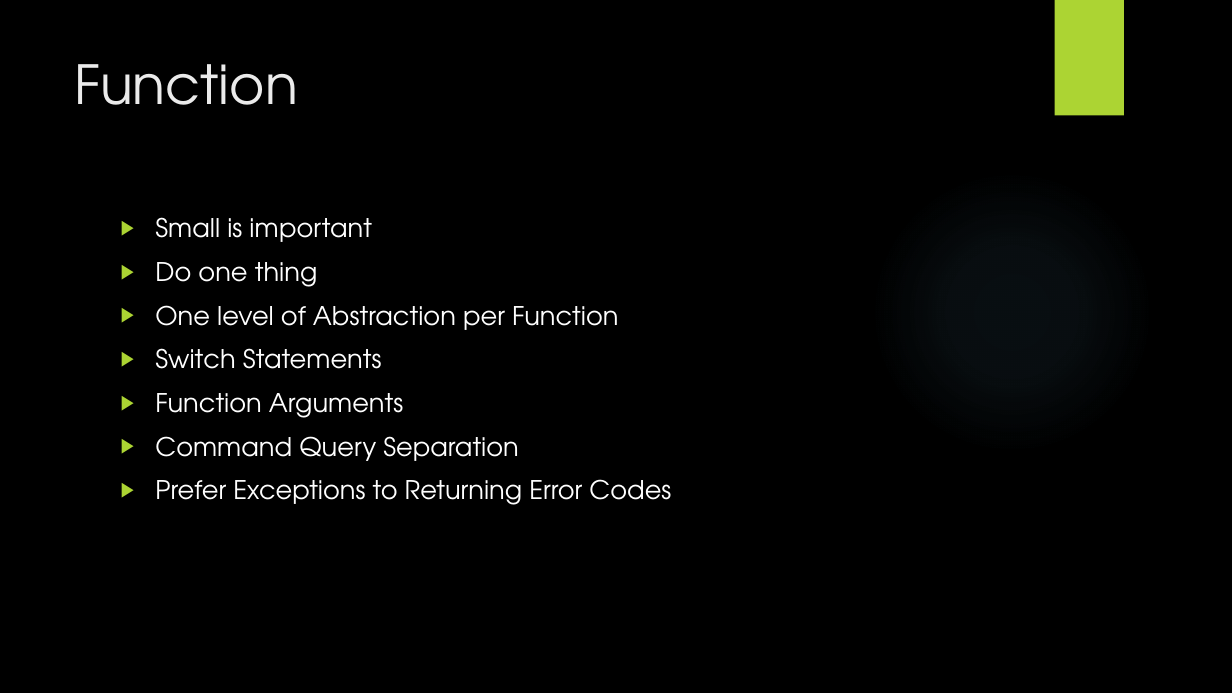
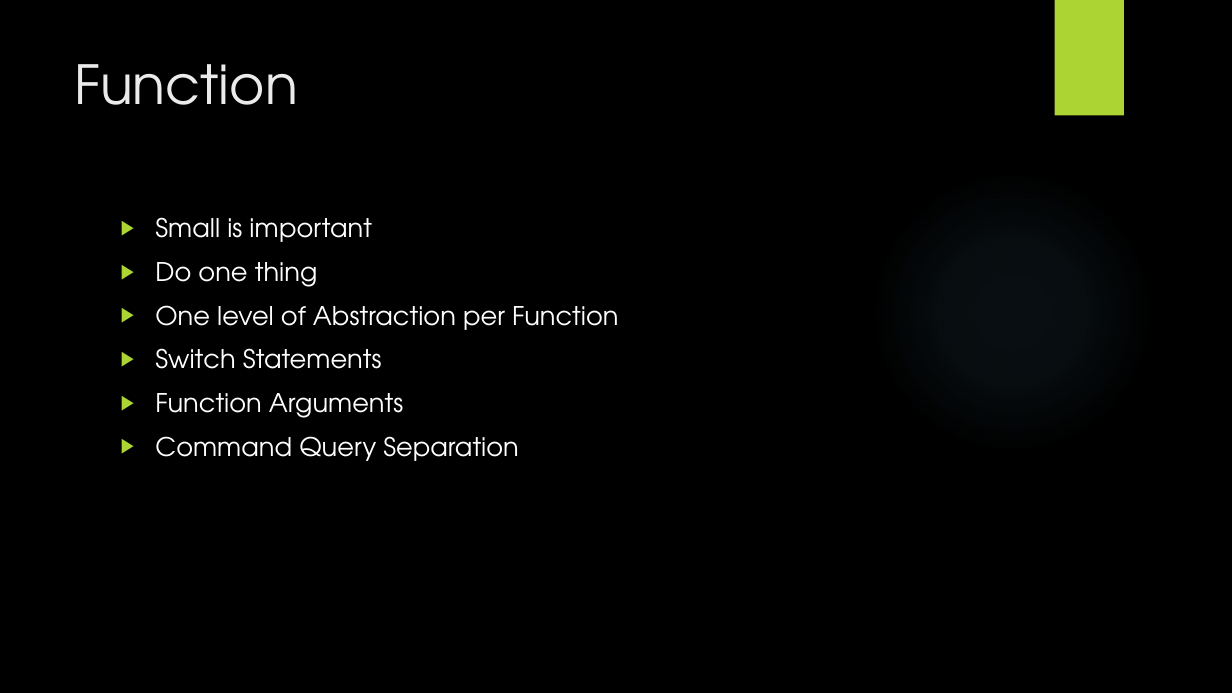
Before and after one commit to wanglifeng/PPT, a slide deck: slide 13 of Clean Code.pptx. Drawn at 1232x693 pixels with LibreOffice and Linux fonts; fonts in the diff are those of the drawing; background and template pictures are left out. Boxes give left, top, right and bottom in pixels: in the first picture for what was removed or moved away, otherwise in the second. Text is boxed around its words. In the diff, an @@ line names an element or a change of style, - is before the commit and + after.

```diff
--- a/Clean Code.pptx
+++ b/Clean Code.pptx
@@ text at (155,479,671,505): paragraph removed @@
-▶ Prefer Exceptions to Returning Error Codes
```
Also in this commit, not shown: 3 other slides changed, 13 slides added.
